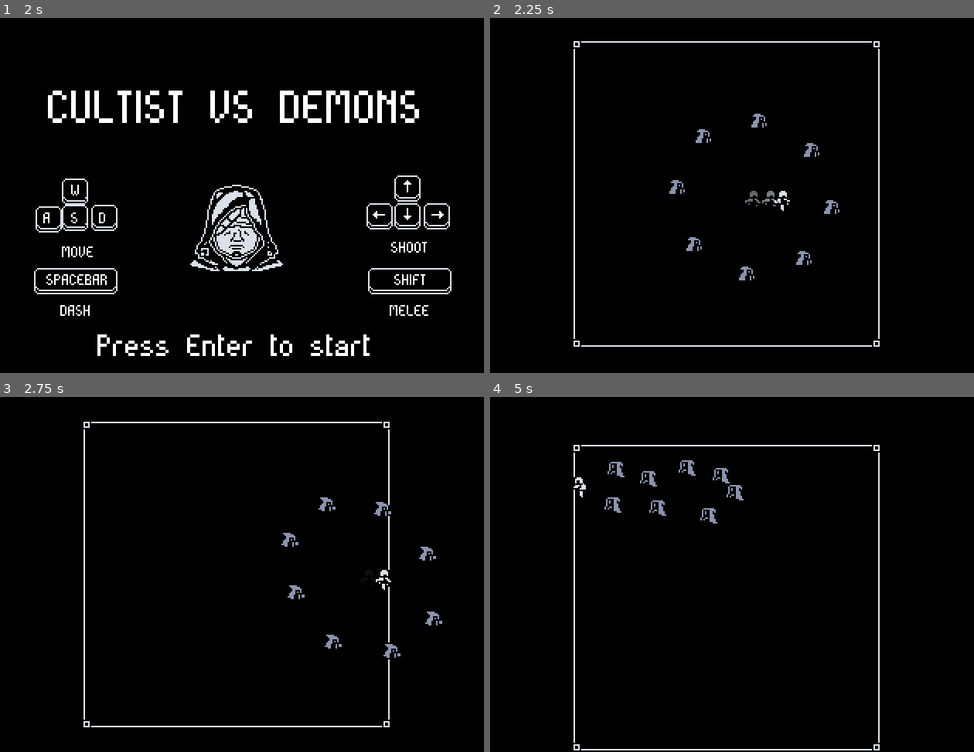
Above: before the commit, frames 1-4 (two rows, left to right).
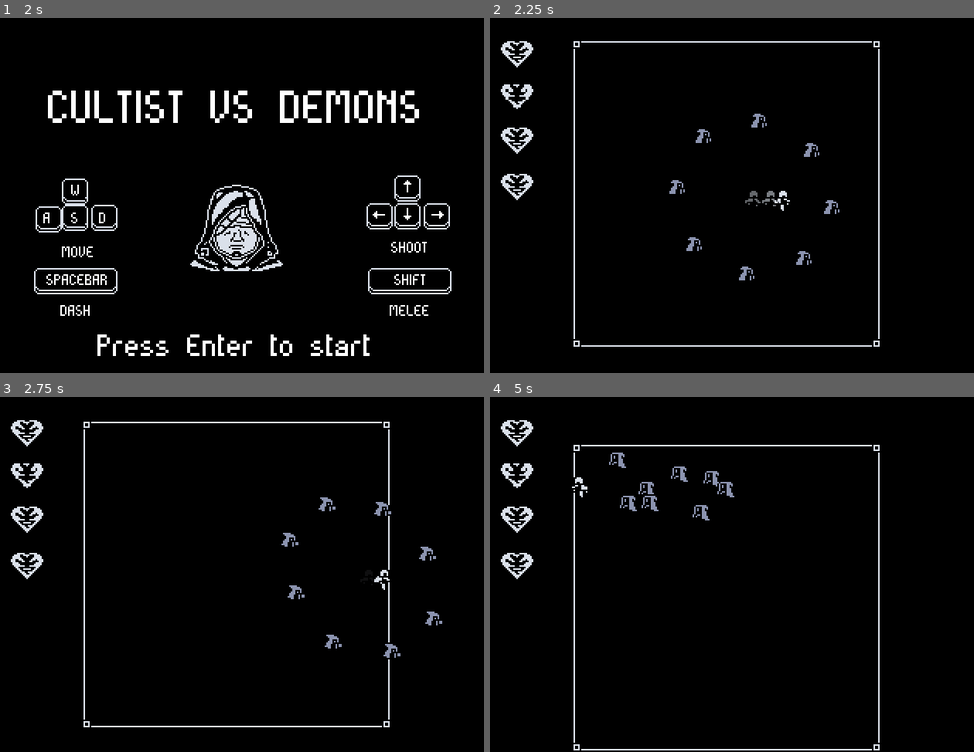
Above: after the commit, the same moments.

Repository: Hairic95/godot-top-down-shooter-template
Game: Godot game, scene res://src/Main.tscn
The game is run twice, just before and just after one commit, with the same random seed, the same clock (stepped at 60 frames per second) and the same inputs.
Inputs:
- Up to frame 1 (2 s): tap Enter (ui_accept) at 0.5, 0.77, 1.25, 1.52 s; hold D 0.53-1.28 s; tap Space (dash) at 0.6 s; hold S from 1.28 s (still down); tap Shift at 1.35 s
- Up to frame 2 (2.25 s): tap Enter (ui_accept) at 2 s; release S at 2.03 s; hold D from 2.03 s (still down); tap Space (dash) at 2.1 s
- Up to frame 3 (2.75 s): keep holding D
- Up to frame 4 (5 s): release D at 2.78 s; hold W 2.78-3.53 s; tap Shift at 2.85, 4.35 s; tap Enter (ui_accept) at 3.02, 3.77, 4.52 s; hold A from 3.53 s (still down); tap Space (dash) at 3.6 s

Frame 1 is identical in both runs. In frame 2, 0.8% of the frame differs, in the area x 2-9%, y 6-52%; in frame 3, 0.8%; in frame 4, 1.7%, in the area x 2-53%, y 6-52%.

Commit message:
added heart containers, give small iframes to player after getting hit

Diff:
--- a/project.godot
+++ b/project.godot
@@ -14,6 +14,11 @@
 "language": "GDScript",
 "path": "res://src/entities/enemies/Enemy.gd"
 }, {
+"base": "Area2D",
+"class": "EnemyHurtBox",
+"language": "GDScript",
+"path": "res://src/entities/enemies/EnemyHurtBox.gd"
+}, {
 "base": "KinematicBody2D",
 "class": "Player",
 "language": "GDScript",
@@ -24,6 +29,11 @@
 "language": "GDScript",
 "path": "res://src/entities/bullet/Bullet.gd"
 }, {
+"base": "Area2D",
+"class": "PlayerBulletMelee",
+"language": "GDScript",
+"path": "res://src/entities/bullet/MeleeBullet.gd"
+}, {
 "base": "Enemy",
 "class": "SpecterEnemy",
 "language": "GDScript",
@@ -31,8 +41,10 @@
 } ]
 _global_script_class_icons={
 "Enemy": "",
+"EnemyHurtBox": "",
 "Player": "",
 "PlayerBullet": "",
+"PlayerBulletMelee": "",
 "SpecterEnemy": ""
 }
 
--- a/src/autoloads/EventBus.gd
+++ b/src/autoloads/EventBus.gd
@@ -5,5 +5,7 @@
 signal create_bullet(bullet_instance, start_pos, rotation)
 signal create_effect(effect_instance, start_pos)
 
+signal player_health_update(current_hit_points, max_hit_points)
+
 signal enemy_death(enemy_type)
 signal player_death()
--- a/src/entities/bullet/Bullet.gd
+++ b/src/entities/bullet/Bullet.gd
@@ -22,7 +22,6 @@
 
 
 func _on_Bullet_area_entered(area):
-
 	if death_effect != null:
 		EventBus.emit_signal("create_effect", death_effect.instance(), global_position)
 	queue_free()
--- a/src/entities/bullet/MeleeBullet.gd
+++ b/src/entities/bullet/MeleeBullet.gd
@@ -1,4 +1,5 @@
 extends Area2D
+class_name PlayerBulletMelee
 
 var enemies = []
 
@@ -13,8 +14,5 @@
 func _on_Anim_animation_finished(anim_name):
 	queue_free()
 
-func _on_MeleeBullet_body_entered(body):
-	if body is Enemy:
-		if !enemies.has(body):
-			enemies.append(body)
-			body.hurt(damage, push_force, direction)
+func _on_MeleeBullet_area_entered(area):
+	pass # Replace with function body.
--- a/src/entities/bullet/MeleeBullet.tscn
+++ b/src/entities/bullet/MeleeBullet.tscn
@@ -35,5 +35,6 @@
 [node name="CollisionPolygon2D" type="CollisionPolygon2D" parent="."]
 position = Vector2( 20, 0 )
 polygon = PoolVector2Array( -19.8929, -13.293, -12.4316, -19.8633, 1.88893, -19.9747, 13.9161, -15.9657, 20.041, -8.28166, 20.4864, 7.53179, 14.5842, 15.2158, 2.66846, 20.1157, -11.92, 20.0044, -20.0494, 12.4317 )
+[connection signal="area_entered" from="." to="." method="_on_MeleeBullet_area_entered"]
 [connection signal="body_entered" from="." to="." method="_on_MeleeBullet_body_entered"]
 [connection signal="animation_finished" from="Anim" to="." method="_on_Anim_animation_finished"]
--- a/src/entities/enemies/Enemy.gd
+++ b/src/entities/enemies/Enemy.gd
@@ -61,9 +61,12 @@
 	pass
 
 func _on_Hitbox_area_entered(area):
-	if area is PlayerBullet:
+	if area is PlayerBullet || area is PlayerBulletMelee:
 		hurt(1, (global_position - area.global_position).normalized(), area.push_force)
 
 func _on_HurtBox_body_entered(body):
 	if body is Player:
 		body.hurt(damage)
+
+func set_hurtbox_disabled(value):
+	$HurtBox/CollisionShape2D.disabled = value
--- a/src/entities/enemies/Enemy.tscn
+++ b/src/entities/enemies/Enemy.tscn
@@ -1,19 +1,20 @@
-[gd_scene load_steps=9 format=2]
+[gd_scene load_steps=10 format=2]
 
 [ext_resource path="res://assets/textures/battle/specter.png" type="Texture" id=1]
 [ext_resource path="res://src/entities/enemies/Enemy.gd" type="Script" id=2]
 [ext_resource path="res://src/effects/SpecterDeathEffect.tscn" type="PackedScene" id=3]
+[ext_resource path="res://src/entities/enemies/EnemyHurtBox.tscn" type="PackedScene" id=4]
 
 [sub_resource type="RectangleShape2D" id=1]
 extents = Vector2( 5, 5 )
 
-[sub_resource type="RectangleShape2D" id=4]
+[sub_resource type="RectangleShape2D" id=2]
 extents = Vector2( 7, 7 )
 
 [sub_resource type="RectangleShape2D" id=5]
 extents = Vector2( 5, 5 )
 
-[sub_resource type="Animation" id=6]
+[sub_resource type="Animation" id=3]
 resource_name = "Attack"
 tracks/0/type = "value"
 tracks/0/path = NodePath("Sprite:frame")
@@ -60,6 +61,7 @@
 frame = 7
 
 [node name="CollisionShape2D" type="CollisionShape2D" parent="."]
+visible = false
 shape = SubResource( 1 )
 
 [node name="Hitbox" type="Area2D" parent="."]
@@ -67,16 +69,18 @@
 collision_mask = 4
 
 [node name="CollisionShape2D" type="CollisionShape2D" parent="Hitbox"]
-shape = SubResource( 4 )
+shape = SubResource( 2 )
 
-[node name="HurtBox" type="Area2D" parent="."]
+[node name="HurtBox" parent="." instance=ExtResource( 4 )]
 
-[node name="CollisionShape2D" type="CollisionShape2D" parent="HurtBox"]
+[node name="CollisionShape2D" parent="HurtBox" index="0"]
 shape = SubResource( 5 )
+disabled = true
 
 [node name="Anim" type="AnimationPlayer" parent="."]
-anims/Attack = SubResource( 6 )
-anims/Move = SubResource( 3 )
+anims/Attack = SubResource( 3 )
+anims/Move = SubResource( 4 )
 [connection signal="area_entered" from="Hitbox" to="." method="_on_Hitbox_area_entered"]
-[connection signal="body_entered" from="HurtBox" to="." method="_on_HurtBox_body_entered"]
 [connection signal="animation_finished" from="Anim" to="." method="_on_Anim_animation_finished"]
+
+[editable path="HurtBox"]
--- /dev/null
+++ b/src/entities/enemies/EnemyHurtBox.gd
@@ -0,0 +1,4 @@
+extends Area2D
+class_name EnemyHurtBox
+
+export (int) var damage = 1
--- /dev/null
+++ b/src/entities/enemies/EnemyHurtBox.tscn
@@ -0,0 +1,8 @@
+[gd_scene load_steps=2 format=2]
+
+[ext_resource path="res://src/entities/enemies/EnemyHurtBox.gd" type="Script" id=1]
+
+[node name="EnemyHurtBox" type="Area2D"]
+script = ExtResource( 1 )
+
+[node name="CollisionShape2D" type="CollisionShape2D" parent="."]
--- a/src/entities/enemies/SpecterEnemy.gd
+++ b/src/entities/enemies/SpecterEnemy.gd
@@ -42,6 +42,7 @@
 		charge_destination.x = clamp(charge_destination.x, arena_borders.position.x, arena_borders.position.x + arena_borders.size.x)
 		charge_destination.y = clamp(charge_destination.y, arena_borders.position.y, arena_borders.position.y + arena_borders.size.y)
 		set_state("Attack")
+		set_hurtbox_disabled(false)
 
 func _on_ChargeChoiceTimer_timeout():
 	if player != null:
@@ -50,6 +51,7 @@
 		$AttackTimer.start()
 
 func _on_AttackTimer_timeout():
+	set_hurtbox_disabled(true)
 	set_state("Move")
 	movement_rotation += PI
 	$ChargeChoiceTimer.start()
@@ -63,3 +65,8 @@
 			move_and_slide(movement_direction * (speed + (destination - global_position).length()) + bullet_push * 3)
 		"Attack":
 			move_and_slide(movement_direction * charge_speed + bullet_push * 3)
+
+func reset_timer():
+	if state == "Move":
+		$ChargeChoiceTimer.stop()
+		$ChargeChoiceTimer.start()
--- a/src/entities/enemies/SpecterEnemy.tscn
+++ b/src/entities/enemies/SpecterEnemy.tscn
@@ -1,7 +1,10 @@
-[gd_scene load_steps=3 format=2]
+[gd_scene load_steps=4 format=2]
 
 [ext_resource path="res://src/entities/enemies/Enemy.tscn" type="PackedScene" id=1]
 [ext_resource path="res://src/entities/enemies/SpecterEnemy.gd" type="Script" id=2]
+
+[sub_resource type="RectangleShape2D" id=1]
+extents = Vector2( 6, 5 )
 
 [node name="Enemy" instance=ExtResource( 1 )]
 script = ExtResource( 2 )
@@ -11,17 +14,22 @@
 [node name="CollisionShape2D" parent="." index="1"]
 disabled = true
 
+[node name="CollisionShape2D" parent="HurtBox" index="0"]
+shape = SubResource( 1 )
+
 [node name="ChargeChoiceTimer" type="Timer" parent="." index="4"]
 wait_time = 2.2
 autostart = true
 
 [node name="ChargeTimer" type="Timer" parent="." index="5"]
-wait_time = 0.3
+wait_time = 0.25
 one_shot = true
 
 [node name="AttackTimer" type="Timer" parent="." index="6"]
-wait_time = 1.5
+wait_time = 1.3
 one_shot = true
 [connection signal="timeout" from="ChargeChoiceTimer" to="." method="_on_ChargeChoiceTimer_timeout"]
 [connection signal="timeout" from="ChargeTimer" to="." method="_on_ChargeTimer_timeout"]
 [connection signal="timeout" from="AttackTimer" to="." method="_on_AttackTimer_timeout"]
+
+[editable path="HurtBox"]
--- a/src/entities/player/Player.gd
+++ b/src/entities/player/Player.gd
@@ -30,9 +30,13 @@
 
 var current_state = "Idle"
 
+var is_invulnerable : bool = false
+
 signal create_bullet(bullet_instance, start_direction, direction)
 
 func _ready():
+	$AnimTree.active = true
+
 	set_state("Idle")
 	randomize()
 
@@ -105,9 +109,25 @@
 	set_gun_sprite()
 
 func set_state(new_state):
+	match(new_state):
+		"Idle":
+			$AnimTree.set("parameters/MovementBlend/blend_amount", 0)
+			$AnimTree.set("parameters/DashBlend/blend_amount", 0)
+			$AnimTree.set("parameters/DeathBlend/blend_amount", 0)
+		"Move":
+			$AnimTree.set("parameters/MovementBlend/blend_amount", 1)
+			$AnimTree.set("parameters/DashBlend/blend_amount", 0)
+			$AnimTree.set("parameters/DeathBlend/blend_amount", 0)
+		"Dash":
+			$AnimTree.set("parameters/MovementBlend/blend_amount", 0)
+			$AnimTree.set("parameters/DashBlend/blend_amount", 1)
+			$AnimTree.set("parameters/DeathBlend/blend_amount", 0)
+		"Death":
+			$AnimTree.set("parameters/MovementBlend/blend_amount", 0)
+			$AnimTree.set("parameters/DashBlend/blend_amount", 0)
+			$AnimTree.set("parameters/DeathBlend/blend_amount", 1)
 	if new_state != current_state:
 		current_state = new_state
-		$Anim.play(new_state)
 
 func set_gun_sprite():
 	match (shooting_direction):
@@ -164,10 +184,23 @@
 	set_state("Idle")
 
 func hurt(damage):
-	hit_points = max(0, hit_points - damage)
-	if hit_points == 0:
-		set_state("Death")
-		active = false
-		EventBus.emit_signal("player_death")
-		EventBus.emit_signal("create_effect", death_effect.instance(), global_position)
-		queue_free()
+	if !is_invulnerable:
+		hit_points = max(0, hit_points - damage)
+		EventBus.emit_signal("player_health_update", hit_points, max_hit_points)
+		if hit_points == 0:
+			set_state("Death")
+			active = false
+			EventBus.emit_signal("player_death")
+			EventBus.emit_signal("create_effect", death_effect.instance(), global_position)
+			queue_free()
+		else:
+			$AnimTree.set("parameters/BlinkOneShot/active", 1)
+			$Timers/AfterDamageIFrameTimer.start()
+			is_invulnerable = true
+
+func _on_HitBox_area_entered(area):
+	if area is EnemyHurtBox:
+		hurt(area.damage)
+
+func _on_AfterDamageIFrameTimer_timeout():
+	is_invulnerable = false
--- a/src/entities/player/Player.tscn
+++ b/src/entities/player/Player.tscn
@@ -10,6 +10,22 @@
 [ext_resource path="res://assets/sounds/dash.wav" type="AudioStream" id=8]
 [ext_resource path="res://src/effects/CultistDeathEffect.tscn" type="PackedScene" id=9]
 
+[sub_resource type="Animation" id=7]
+resource_name = "Blink"
+length = 0.6
+tracks/0/type = "value"
+tracks/0/path = NodePath("Sprite:modulate")
+tracks/0/interp = 1
+tracks/0/loop_wrap = true
+tracks/0/imported = false
+tracks/0/enabled = true
+tracks/0/keys = {
+"times": PoolRealArray( 0, 0.1, 0.2, 0.3, 0.4, 0.5 ),
+"transitions": PoolRealArray( 1, 1, 1, 1, 1, 1 ),
+"update": 1,
+"values": [ Color( 1, 1, 1, 0.509804 ), Color( 1, 1, 1, 1 ), Color( 1, 1, 1, 0.509804 ), Color( 1, 1, 1, 1 ), Color( 1, 1, 1, 0.556863 ), Color( 1, 1, 1, 1 ) ]
+}
+
 [sub_resource type="Animation" id=1]
 resource_name = "Dash"
 tracks/0/type = "value"
@@ -25,23 +41,32 @@
 "values": [ 2, 3 ]
 }
 
-[sub_resource type="Animation" id=5]
+[sub_resource type="Animation" id=2]
 resource_name = "Death"
-
-[sub_resource type="Animation" id=2]
-length = 0.5
 loop = true
 tracks/0/type = "value"
-tracks/0/path = NodePath("Sprite:frame")
-tracks/0/interp = 1
-tracks/0/loop_wrap = true
-tracks/0/imported = false
-tracks/0/enabled = true
-tracks/0/keys = {
-"times": PoolRealArray( 0 ),
-"transitions": PoolRealArray( 1 ),
-"update": 1,
-"values": [ 0 ]
+tracks/0/path = NodePath("Sprite:modulate")
+tracks/0/interp = 1
+tracks/0/loop_wrap = true
+tracks/0/imported = false
+tracks/0/enabled = true
+tracks/0/keys = {
+"times": PoolRealArray( 0 ),
+"transitions": PoolRealArray( 1 ),
+"update": 0,
+"values": [ Color( 1, 1, 1, 0 ) ]
+}
+tracks/1/type = "value"
+tracks/1/path = NodePath("Gun:modulate")
+tracks/1/interp = 1
+tracks/1/loop_wrap = true
+tracks/1/imported = false
+tracks/1/enabled = true
+tracks/1/keys = {
+"times": PoolRealArray( 0 ),
+"transitions": PoolRealArray( 1 ),
+"update": 0,
+"values": [ Color( 1, 1, 1, 0 ) ]
 }
 
 [sub_resource type="Animation" id=3]
@@ -54,14 +79,127 @@
 tracks/0/imported = false
 tracks/0/enabled = true
 tracks/0/keys = {
+"times": PoolRealArray( 0 ),
+"transitions": PoolRealArray( 1 ),
+"update": 1,
+"values": [ 0 ]
+}
+tracks/1/type = "value"
+tracks/1/path = NodePath("Sprite:modulate")
+tracks/1/interp = 1
+tracks/1/loop_wrap = true
+tracks/1/imported = false
+tracks/1/enabled = true
+tracks/1/keys = {
+"times": PoolRealArray( 0 ),
+"transitions": PoolRealArray( 1 ),
+"update": 0,
+"values": [ Color( 1, 1, 1, 1 ) ]
+}
+tracks/2/type = "value"
+tracks/2/path = NodePath("Gun:modulate")
+tracks/2/interp = 1
+tracks/2/loop_wrap = true
+tracks/2/imported = false
+tracks/2/enabled = true
+tracks/2/keys = {
+"times": PoolRealArray( 0 ),
+"transitions": PoolRealArray( 1 ),
+"update": 0,
+"values": [ Color( 1, 1, 1, 1 ) ]
+}
+
+[sub_resource type="Animation" id=4]
+length = 0.5
+loop = true
+tracks/0/type = "value"
+tracks/0/path = NodePath("Sprite:frame")
+tracks/0/interp = 1
+tracks/0/loop_wrap = true
+tracks/0/imported = false
+tracks/0/enabled = true
+tracks/0/keys = {
 "times": PoolRealArray( 0, 0.1, 0.2, 0.3, 0.4 ),
 "transitions": PoolRealArray( 1, 1, 1, 1, 1 ),
 "update": 1,
 "values": [ 1, 2, 3, 4, 5 ]
 }
-
-[sub_resource type="RectangleShape2D" id=4]
+tracks/1/type = "value"
+tracks/1/path = NodePath("Gun:modulate")
+tracks/1/interp = 1
+tracks/1/loop_wrap = true
+tracks/1/imported = false
+tracks/1/enabled = true
+tracks/1/keys = {
+"times": PoolRealArray( 0 ),
+"transitions": PoolRealArray( 1 ),
+"update": 0,
+"values": [ Color( 1, 1, 1, 1 ) ]
+}
+tracks/2/type = "value"
+tracks/2/path = NodePath("Sprite:modulate")
+tracks/2/interp = 1
+tracks/2/loop_wrap = true
+tracks/2/imported = false
+tracks/2/enabled = true
+tracks/2/keys = {
+"times": PoolRealArray( 0 ),
+"transitions": PoolRealArray( 1 ),
+"update": 0,
+"values": [ Color( 1, 1, 1, 1 ) ]
+}
+
+[sub_resource type="AnimationNodeAnimation" id=11]
+animation = "Blink"
+
+[sub_resource type="AnimationNodeOneShot" id=12]
+
+[sub_resource type="AnimationNodeAnimation" id=16]
+animation = "Dash"
+
+[sub_resource type="AnimationNodeBlend2" id=17]
+
+[sub_resource type="AnimationNodeAnimation" id=13]
+animation = "Death"
+
+[sub_resource type="AnimationNodeBlend2" id=14]
+
+[sub_resource type="AnimationNodeAnimation" id=10]
+animation = "Idle"
+
+[sub_resource type="AnimationNodeAnimation" id=9]
+animation = "Move"
+
+[sub_resource type="AnimationNodeBlend2" id=15]
+
+[sub_resource type="AnimationNodeBlendTree" id=8]
+graph_offset = Vector2( -600, -114.5 )
+nodes/Blink/node = SubResource( 11 )
+nodes/Blink/position = Vector2( -160, 380 )
+nodes/BlinkOneShot/node = SubResource( 12 )
+nodes/BlinkOneShot/position = Vector2( 140, 220 )
+nodes/Dash/node = SubResource( 16 )
+nodes/Dash/position = Vector2( -420, 240 )
+nodes/DashBlend/node = SubResource( 17 )
+nodes/DashBlend/position = Vector2( -80, 80 )
+nodes/Death/node = SubResource( 13 )
+nodes/Death/position = Vector2( 120, 440 )
+nodes/DeathBlend/node = SubResource( 14 )
+nodes/DeathBlend/position = Vector2( 360, 320 )
+nodes/Idle/node = SubResource( 10 )
+nodes/Idle/position = Vector2( -580, -20 )
+nodes/Move/node = SubResource( 9 )
+nodes/Move/position = Vector2( -580, 120 )
+nodes/MovementBlend/node = SubResource( 15 )
+nodes/MovementBlend/position = Vector2( -320, -40 )
+nodes/output/position = Vector2( 600, 360 )
+node_connections = [ "output", 0, "DeathBlend", "MovementBlend", 0, "Idle", "MovementBlend", 1, "Move", "DeathBlend", 0, "BlinkOneShot", "DeathBlend", 1, "Death", "DashBlend", 0, "MovementBlend", "DashBlend", 1, "Dash", "BlinkOneShot", 0, "DashBlend", "BlinkOneShot", 1, "Blink" ]
+
+[sub_resource type="RectangleShape2D" id=5]
 extents = Vector2( 5, 5 )
+
+[sub_resource type="RectangleShape2D" id=6]
+extents = Vector2( 4, 4 )
 
 [node name="Player" type="KinematicBody2D"]
 script = ExtResource( 2 )
@@ -73,22 +211,36 @@
 [node name="Sprite" type="Sprite" parent="."]
 texture = ExtResource( 1 )
 hframes = 6
-frame = 2
 
 [node name="Gun" type="Sprite" parent="."]
 texture = ExtResource( 5 )
 hframes = 8
 
 [node name="Anim" type="AnimationPlayer" parent="."]
+anims/Blink = SubResource( 7 )
 anims/Dash = SubResource( 1 )
-anims/Death = SubResource( 5 )
-anims/Idle = SubResource( 2 )
-anims/Move = SubResource( 3 )
+anims/Death = SubResource( 2 )
+anims/Idle = SubResource( 3 )
+anims/Move = SubResource( 4 )
+
+[node name="AnimTree" type="AnimationTree" parent="."]
+tree_root = SubResource( 8 )
+anim_player = NodePath("../Anim")
+active = true
+parameters/BlinkOneShot/active = false
+parameters/DashBlend/blend_amount = 0
+parameters/DeathBlend/blend_amount = 0.0
+parameters/MovementBlend/blend_amount = 0.0
 
 [node name="CollisionShape2D" type="CollisionShape2D" parent="."]
-shape = SubResource( 4 )
+shape = SubResource( 5 )
 
 [node name="MeleeBullets" type="Node2D" parent="."]
+
+[node name="HitBox" type="Area2D" parent="."]
+
+[node name="CollisionShape2D" type="CollisionShape2D" parent="HitBox"]
+shape = SubResource( 6 )
 
 [node name="Timers" type="Node" parent="."]
 
@@ -102,6 +254,10 @@
 wait_time = 0.4
 one_shot = true
 
+[node name="AfterDamageIFrameTimer" type="Timer" parent="Timers"]
+wait_time = 0.6
+one_shot = true
+
 [node name="Sounds" type="Node" parent="."]
 
 [node name="ShootSound" type="AudioStreamPlayer" parent="Sounds"]
@@ -110,6 +266,8 @@
 
 [node name="DashSound" type="AudioStreamPlayer" parent="Sounds"]
 stream = ExtResource( 8 )
+[connection signal="area_entered" from="HitBox" to="." method="_on_HitBox_area_entered"]
 [connection signal="timeout" from="Timers/ReloadTimer" to="." method="_on_ReloadTimer_timeout"]
 [connection signal="timeout" from="Timers/ReloadMeleeTimer" to="." method="_on_ReloadMeleeTimer_timeout"]
 [connection signal="timeout" from="Timers/DashTimer" to="." method="_on_DashTimer_timeout"]
+[connection signal="timeout" from="Timers/AfterDamageIFrameTimer" to="." method="_on_AfterDamageIFrameTimer_timeout"]
--- a/src/scenes/BattleScene.gd
+++ b/src/scenes/BattleScene.gd
@@ -16,10 +16,13 @@
 	$CameraHandler.global_position = $Arena.global_position
 	player = $Entities/Player
 	latest_player_position = player.global_position
-	var i = 0
+
+	player_health_update(player.hit_points, player.max_hit_points)
 
 	EventBus.connect("create_bullet", self, "create_bullet")
 	EventBus.connect("create_effect", self, "create_effect")
+
+	EventBus.connect("player_health_update", self, "player_health_update")
 
 	EventBus.connect("enemy_death", self, "enemy_death")
 
@@ -88,7 +91,18 @@
 	for child in $Entities.get_children():
 		if child is SpecterEnemy:
 			child.movement_rotation = 2 * PI / specter_remaining * i
+			child.reset_timer()
 			i += 1
 
 func _on_TestTimer_timeout():
 	create_wave(battle_waves[randi()%battle_waves.size()])
+
+func player_health_update(current_hit_points, max_hit_points):
+	if $UI/Hearts.get_child_count() != max_hit_points:
+		# TODO Spawn/remove heart Containers
+		pass
+	for i in $UI/Hearts.get_child_count():
+		if i < current_hit_points:
+			 $UI/Hearts.get_child(i).restore()
+		else:
+			 $UI/Hearts.get_child(i).deplete()
--- a/src/scenes/BattleScene.tscn
+++ b/src/scenes/BattleScene.tscn
@@ -1,6 +1,7 @@
-[gd_scene load_steps=5 format=2]
+[gd_scene load_steps=6 format=2]
 
 [ext_resource path="res://src/entities/player/Player.tscn" type="PackedScene" id=1]
+[ext_resource path="res://src/ui/HeartContainer.tscn" type="PackedScene" id=2]
 [ext_resource path="res://src/scenes/BattleScene.gd" type="Script" id=3]
 [ext_resource path="res://assets/textures/battle/arena.png" type="Texture" id=4]
 
@@ -55,4 +56,20 @@
 wait_time = 3.8
 one_shot = true
 autostart = true
+
+[node name="UI" type="CanvasLayer" parent="."]
+
+[node name="Hearts" type="Node2D" parent="UI"]
+position = Vector2( 24, 22 )
+
+[node name="Sprite" parent="UI/Hearts" instance=ExtResource( 2 )]
+
+[node name="Sprite2" parent="UI/Hearts" instance=ExtResource( 2 )]
+position = Vector2( 0, 28 )
+
+[node name="Sprite3" parent="UI/Hearts" instance=ExtResource( 2 )]
+position = Vector2( 0, 57 )
+
+[node name="Sprite4" parent="UI/Hearts" instance=ExtResource( 2 )]
+position = Vector2( 0, 86 )
 [connection signal="timeout" from="TestTimer" to="." method="_on_TestTimer_timeout"]
--- /dev/null
+++ b/src/ui/HeartContainer.gd
@@ -0,0 +1,20 @@
+extends Sprite
+
+var depleted = false
+
+func _ready():
+	restore()
+
+func restore():
+	$Anim.stop()
+	frame = 0
+	depleted = false
+
+func deplete():
+	if !depleted:
+		$Anim.play("Depleted")
+		depleted = true
+
+func show_depleted():
+	frame = hframes - 1
+	depleted = true
--- /dev/null
+++ b/src/ui/HeartContainer.tscn
@@ -0,0 +1,29 @@
+[gd_scene load_steps=4 format=2]
+
+[ext_resource path="res://assets/textures/ui/cultist_heart.png" type="Texture" id=1]
+[ext_resource path="res://src/ui/HeartContainer.gd" type="Script" id=2]
+
+[sub_resource type="Animation" id=1]
+resource_name = "Depleted"
+length = 0.7
+tracks/0/type = "value"
+tracks/0/path = NodePath(".:frame")
+tracks/0/interp = 1
+tracks/0/loop_wrap = true
+tracks/0/imported = false
+tracks/0/enabled = true
+tracks/0/keys = {
+"times": PoolRealArray( 0, 0.1, 0.2, 0.3, 0.4, 0.5, 0.6 ),
+"transitions": PoolRealArray( 1, 1, 1, 1, 1, 1, 1 ),
+"update": 1,
+"values": [ 0, 1, 2, 3, 4, 5, 6 ]
+}
+
+[node name="Sprite" type="Sprite"]
+texture = ExtResource( 1 )
+hframes = 7
+frame = 6
+script = ExtResource( 2 )
+
+[node name="Anim" type="AnimationPlayer" parent="."]
+anims/Depleted = SubResource( 1 )
Binary file added: assets/textures/ui/cultist_heart.png
Not shown, added: assets/textures/ui/cultist_heart.png.import
Not shown: 1 places in src/entities/enemies/Enemy.tscn that only renumber resources
Not shown: 1 places in src/entities/player/Player.tscn that only renumber resources
